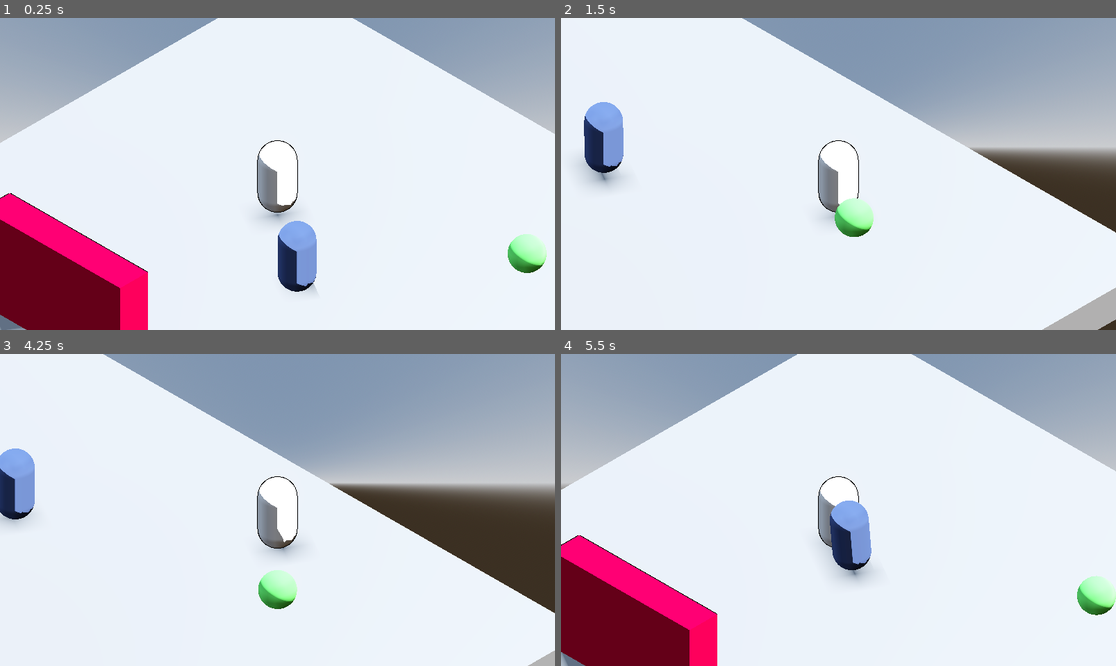
Above: before the commit, frames 1-4 (two rows, left to right).
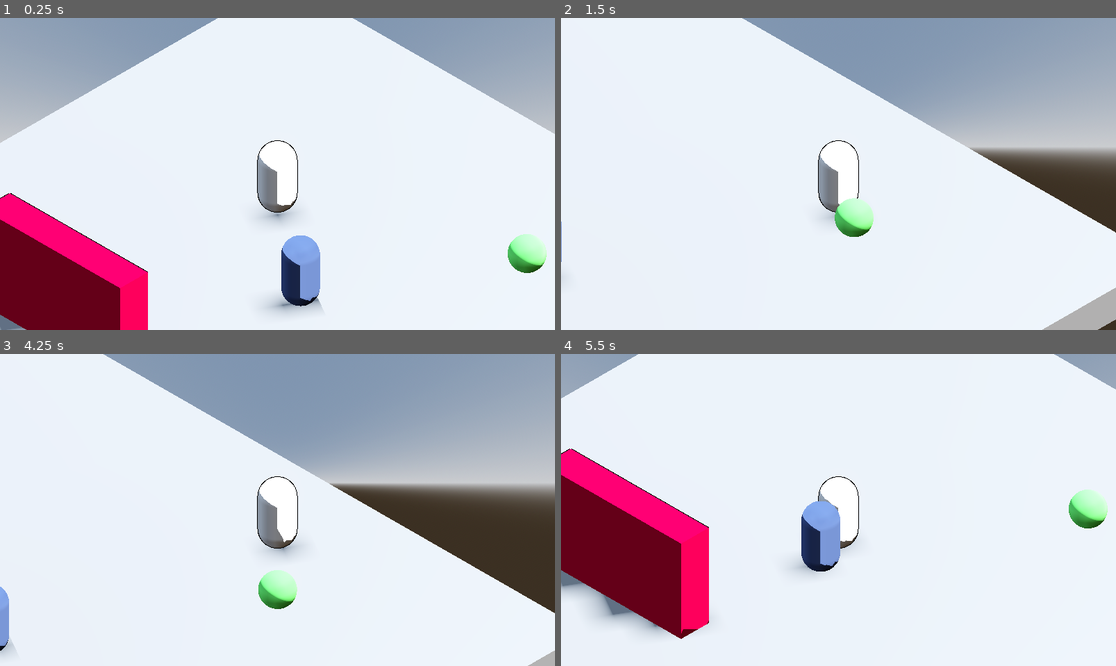
Above: after the commit, the same moments.

Repository: yashGhela/textmeback
Game: Godot game, scene res://levels/devlab.tscn
Same seed, same stepped clock (60 frames per second), same inputs: the game is played once before the commit and once after it. The project has no main scene, so this scene is started directly.
Inputs:
- Up to frame 1 (0.25 s): no input
- Up to frame 2 (1.5 s): tap Enter (ui_accept) at 0.5, 0.77 s; hold D (right) 0.53-1.28 s; hold E (interact) 0.53-1.28 s; hold S (back) from 1.28 s (still down); tap E (interact) at 1.35 s
- Up to frame 3 (4.25 s): tap Enter (ui_accept) at 1.52, 3.02, 3.77 s; release S (back) at 2.03 s; hold D (right) 2.03-2.78 s; hold E (interact) 2.03-2.78 s; hold W (forward) 2.78-3.53 s; tap E (interact) at 2.85 s; hold A (left) from 3.53 s (still down); hold E (interact) from 3.53 s (still down)
- Up to frame 4 (5.5 s): release E (interact) at 4.28 s; tap E (interact) at 4.35 s; tap Enter (ui_accept) at 4.52 s; release A (left) at 5.03 s; hold S (back) from 5.03 s (still down); hold E (interact) from 5.03 s (still down)

The runs differ from the first frame. In frame 1, 1.3% of the frame differs, in the area x 47-59%, y 65-95%; in frame 2, 1.8%; in frame 3, 1.8%; in frame 4, 33%, in the area x 0-100%, y 0-100%.

Commit message:
itll just exit itself its fine

Diff:
--- a/scripts/boss.gd
+++ b/scripts/boss.gd
@@ -26,7 +26,3 @@
 
 func _on_seekzone_area_entered(area: Area3D) -> void:
 	state_machine.current_state=chase # Replace with function body.
-
-
-func _on_seekzone_area_exited(area: Area3D) -> void:
-	state_machine.current_state=scan # Replace with function body.
--- a/scripts/chase.gd
+++ b/scripts/chase.gd
@@ -17,15 +17,7 @@
 	else:
 		print("Player found")
 
-#func enter():
-	#print("Enter chase")
-	#player =get_tree().get_first_node_in_group("Player")
-	#
-	#if player == null:
-		#push_error("No Player in group 'Player")
-		#return
-	#else:
-		#print("Player found")
+
 
 
 func physics_update(_delta:float):
@@ -35,7 +27,7 @@
 		return
 	var distance = boss.global_position.distance_to(player.global_position)
 
-	if distance > 10.0:
+	if distance > 4.0:
 		Transitioned.emit(self, "Scan")
 		return
 
